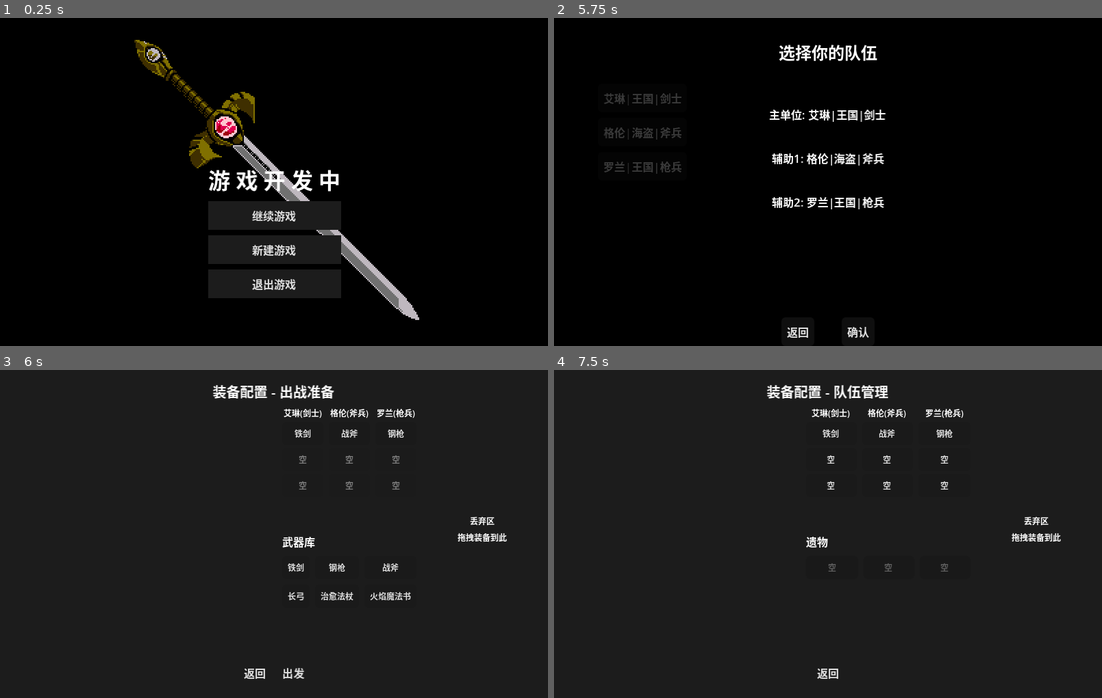
Above: before the commit, frames 1-4 (two rows, left to right).
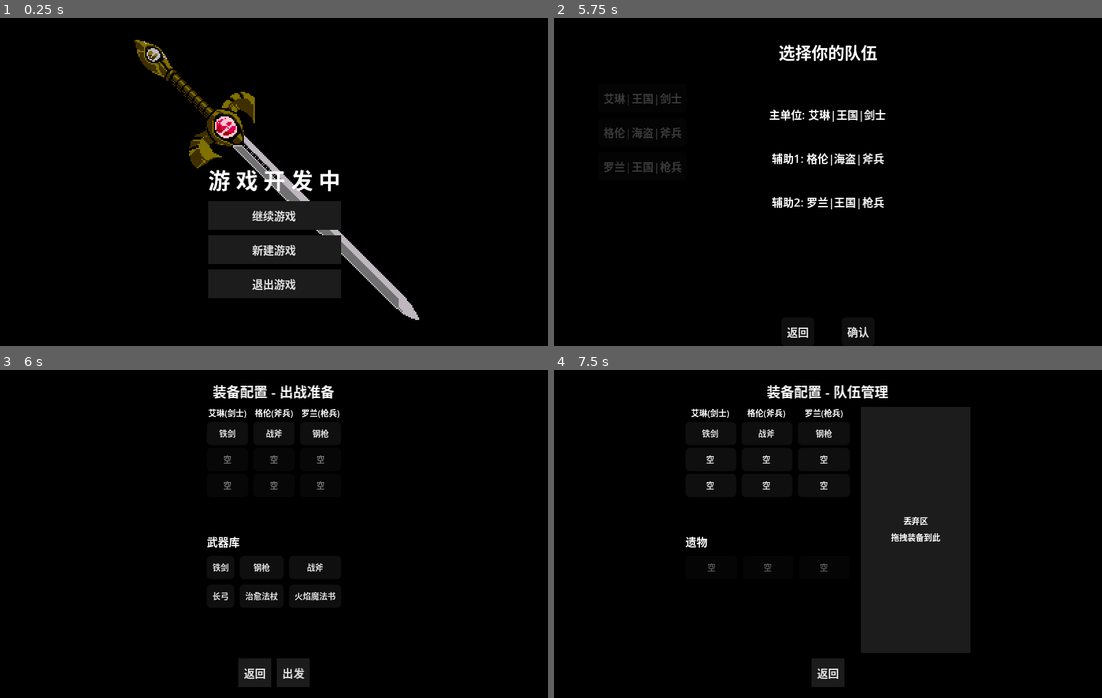
Above: after the commit, the same moments.

Repository: ZhuXilin/Dev_Project_260730
Game: Godot game, scene res://content/scenes/ui/MainMenu.tscn
Two runs of this game, one before a commit and one after it. Both use one fixed random seed, a clock stepped at 60 frames per second and the inputs below. Sound files missing from this copy of the repository are replaced by a short silence.
Inputs:
- Up to frame 1 (0.25 s): no input
- Up to frame 2 (5.75 s): click "继续游戏" at 0.5 s; click "新建游戏" at 1.25 s; click "新游戏" at 2 s; click "出战" at 2.75 s; click "艾琳|王国|剑士" at 3.5 s; click "格伦|海盗|斧兵" at 4.25 s; click "罗兰|王国|枪兵" at 5 s
- Up to frame 3 (6 s): click "确认" at 5.75 s
- Up to frame 4 (7.5 s): click "出发" at 6.5 s; click "装备配置" at 7.25 s

Frames 1-2 are identical in both runs. In frame 3, 91% of the frame differs, in the area x 0-100%, y 0-100%; in frame 4, 77%.

Commit message:
EquipmentConfig work

Diff:
--- a/content/scenes/ui/EquipmentConfig.tscn
+++ b/content/scenes/ui/EquipmentConfig.tscn
@@ -10,15 +10,15 @@
 anchors_preset = 15
 anchor_right = 1.0
 anchor_bottom = 1.0
-color = Color(0, 0, 0, 0.7)
+color = Color(0, 0, 0, 1)
 
 [node name="MainPanel" type="Panel" parent="." unique_id=1248093139]
+self_modulate = Color(1, 1, 1, 0)
 anchors_preset = 15
 anchor_right = 1.0
 anchor_bottom = 1.0
 grow_horizontal = 2
 grow_vertical = 2
-theme_override_styles/panel = ExtResource("2")
 script = ExtResource("1")
 
 [node name="VBoxContainer" type="VBoxContainer" parent="MainPanel" unique_id=368551569]
@@ -44,7 +44,7 @@
 
 [node name="MainHBox" type="HBoxContainer" parent="MainPanel/VBoxContainer" unique_id=196389867]
 layout_mode = 2
-size_flags_horizontal = 8
+size_flags_horizontal = 4
 size_flags_vertical = 3
 theme_override_constants/separation = 8
 
--- a/function/script/EquipmentConfig.gd
+++ b/function/script/EquipmentConfig.gd
@@ -17,7 +17,6 @@
 
 func init(units: Array[String], slot: int, mode: Mode):
 	print("EquipmentConfig.init 被调用")
-	# 确保 CanvasLayer 层级足够高
 	var canvas_layer = get_parent()
 	if canvas_layer is CanvasLayer:
 		canvas_layer.layer = 20
@@ -85,10 +84,9 @@
 		_build_relics()
 		relic_container.visible = true
 
-	discard_zone.visible = true
-	call_deferred("_setup_all_drag_forwarding")
-
-	# 确保面板可见
+	discard_zone.visible = (current_mode == Mode.MAP)
+	_setup_all_drag_forwarding()
+
 	visible = true
 	print("_build_ui 完成，面板可见：", visible)
 
@@ -134,6 +132,9 @@
 	btn.set_meta("unit_idx", unit_idx)
 	btn.set_meta("slot_idx", slot_idx)
 	btn.set_meta("item_id", inst.item_id if inst else "")
+	# 使用 set 方法设置拖拽阈值，避免直接赋值报错
+	btn.set("drag_threshold", 0.0)
+	btn.focus_mode = Control.FOCUS_NONE
 	return btn
 
 func _build_library():
@@ -153,6 +154,8 @@
 			btn.size_flags_horizontal = Control.SIZE_EXPAND_FILL
 			btn.set_meta("slot_type", "library_weapon")
 			btn.set_meta("item_id", item_id)
+			btn.set("drag_threshold", 0.0)
+			btn.focus_mode = Control.FOCUS_NONE
 			grid.add_child(btn)
 	library_container.add_child(grid)
 
@@ -182,6 +185,8 @@
 			btn.disabled = true
 		btn.add_theme_font_size_override("font_size", 6)
 		btn.size_flags_horizontal = Control.SIZE_EXPAND_FILL
+		btn.set("drag_threshold", 0.0)
+		btn.focus_mode = Control.FOCUS_NONE
 		grid.add_child(btn)
 	relic_container.add_child(grid)
 
@@ -212,14 +217,19 @@
 	return data.name if data else inst.item_id
 
 # ========== 拖拽系统 ==========
-func _get_drag_data(at_position: Vector2) -> Variant:
-	var from = _find_control_at_position(at_position)
+func _get_drag_data(_at_position: Vector2) -> Variant:
+	var global_pos = get_global_mouse_position()
+	var from = _find_control_at_position(global_pos)
 	if not from:
 		return null
 
-	# 获取元数据
+	var slot_type = from.get_meta("slot_type", "")
+	if current_mode == Mode.DEPLOY:
+		if slot_type == "armor" or slot_type == "relic":
+			return null
+
 	var meta = {
-		"slot_type": from.get_meta("slot_type", ""),
+		"slot_type": slot_type,
 		"unit_idx": from.get_meta("unit_idx", -1),
 		"slot_idx": from.get_meta("slot_idx", -1),
 		"item_id": from.get_meta("item_id", ""),
@@ -227,11 +237,9 @@
 		"source_control": from
 	}
 
-	# 空槽位或武器库空按钮不可拖拽
 	if meta["item_id"] == "" and meta["slot_type"] != "library_weapon":
 		return null
 
-	# 创建拖拽预览
 	var preview = Label.new()
 	preview.text = from.text
 	preview.add_theme_font_size_override("font_size", 8)
@@ -248,17 +256,17 @@
 		style.border_color = Color(0.5, 0.5, 0.5, 0.8)
 	preview.size = Vector2(40, 16)
 	from.set_drag_preview(preview)
-
 	return meta
 
 func _find_control_at_position(pos: Vector2) -> Control:
-	# 检查单位容器中的按钮
 	for col in unit_container.get_children():
 		for child in col.get_children():
-			if child is Button and child.get_global_rect().has_point(pos):
-				return child
-
-	# 检查武器库（出战前模式）
+			if child is Button:
+				if current_mode == Mode.DEPLOY and child.get_meta("slot_type", "") == "armor":
+					continue
+				if child.get_global_rect().has_point(pos):
+					return child
+
 	if current_mode == Mode.DEPLOY:
 		for grid in library_container.get_children():
 			if grid is GridContainer:
@@ -266,7 +274,6 @@
 					if btn is Button and btn.get_global_rect().has_point(pos):
 						return btn
 
-	# 检查遗物（地图模式）
 	if current_mode == Mode.MAP:
 		for grid in relic_container.get_children():
 			if grid is GridContainer:
@@ -293,17 +300,14 @@
 	_execute_drop(data, target)
 
 func _get_target_from_position(global_pos: Vector2) -> Control:
-	# 检查丢弃区
-	if discard_zone.get_global_rect().has_point(global_pos):
+	if discard_zone.visible and discard_zone.get_global_rect().has_point(global_pos):
 		return discard_zone
 
-	# 检查单位列按钮
 	for col in unit_container.get_children():
 		for child in col.get_children():
 			if child is Button and child.get_global_rect().has_point(global_pos):
 				return child
 
-	# 检查武器库（出战前模式）
 	if current_mode == Mode.DEPLOY:
 		for grid in library_container.get_children():
 			if grid is GridContainer:
@@ -311,7 +315,6 @@
 					if btn is Button and btn.get_global_rect().has_point(global_pos):
 						return btn
 
-	# 检查遗物（地图模式）
 	if current_mode == Mode.MAP:
 		for grid in relic_container.get_children():
 			if grid is GridContainer:
@@ -326,17 +329,23 @@
 	var target_type = target.get_meta("slot_type", "")
 	var discard = target == discard_zone
 
-	# 丢弃区只能接收装备，且不能是武器库物品
+	if current_mode == Mode.DEPLOY:
+		if discard:
+			return false
+		if source_type == "library_weapon":
+			return target_type == "weapon"
+		if source_type == "weapon" and target_type == "weapon":
+			return true
+		return false
+
 	if discard:
-		if source_type == "library_weapon":
+		if source_type == "weapon":
 			return false
 		return true
 
-	# 武器库 -> 武器格
 	if source_type == "library_weapon":
 		return target_type == "weapon"
 
-	# 同类型交换
 	if source_type == "weapon" and target_type == "weapon":
 		return true
 	if source_type == "armor" and target_type == "armor":
@@ -368,13 +377,11 @@
 
 func _discard_item(data: Dictionary):
 	var source_type = data["slot_type"]
-	if source_type == "library_weapon":
+	if source_type == "library_weapon" or source_type == "weapon":
 		return
 	var unit_idx = data["unit_idx"]
 	var slot_idx = data["slot_idx"]
-	if source_type == "weapon":
-		party[unit_idx].weapon_slot = null
-	elif source_type == "armor":
+	if source_type == "armor":
 		party[unit_idx].armor_slots[slot_idx] = null
 	elif source_type == "relic":
 		var idx = data["relic_index"]
